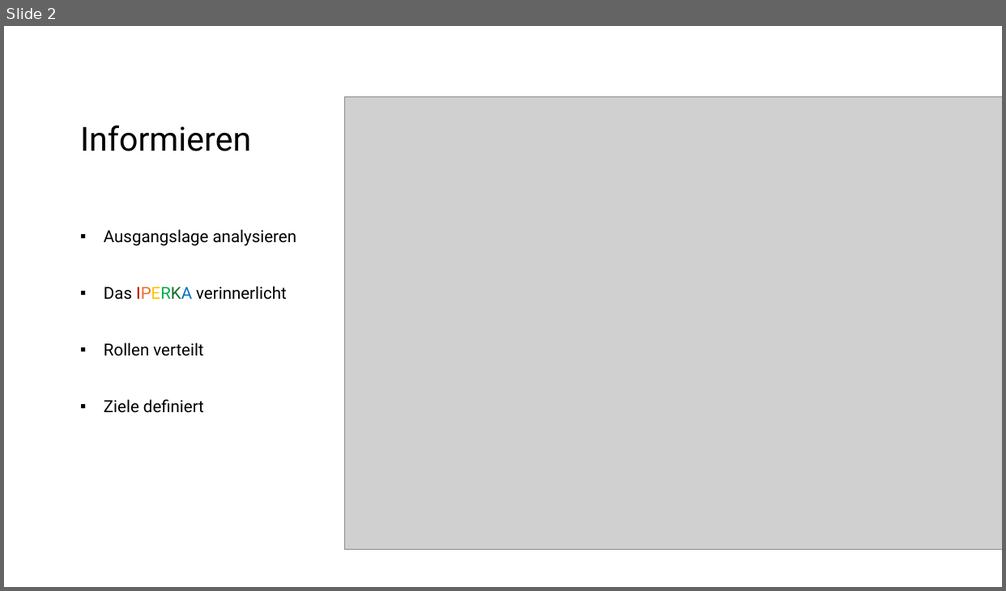
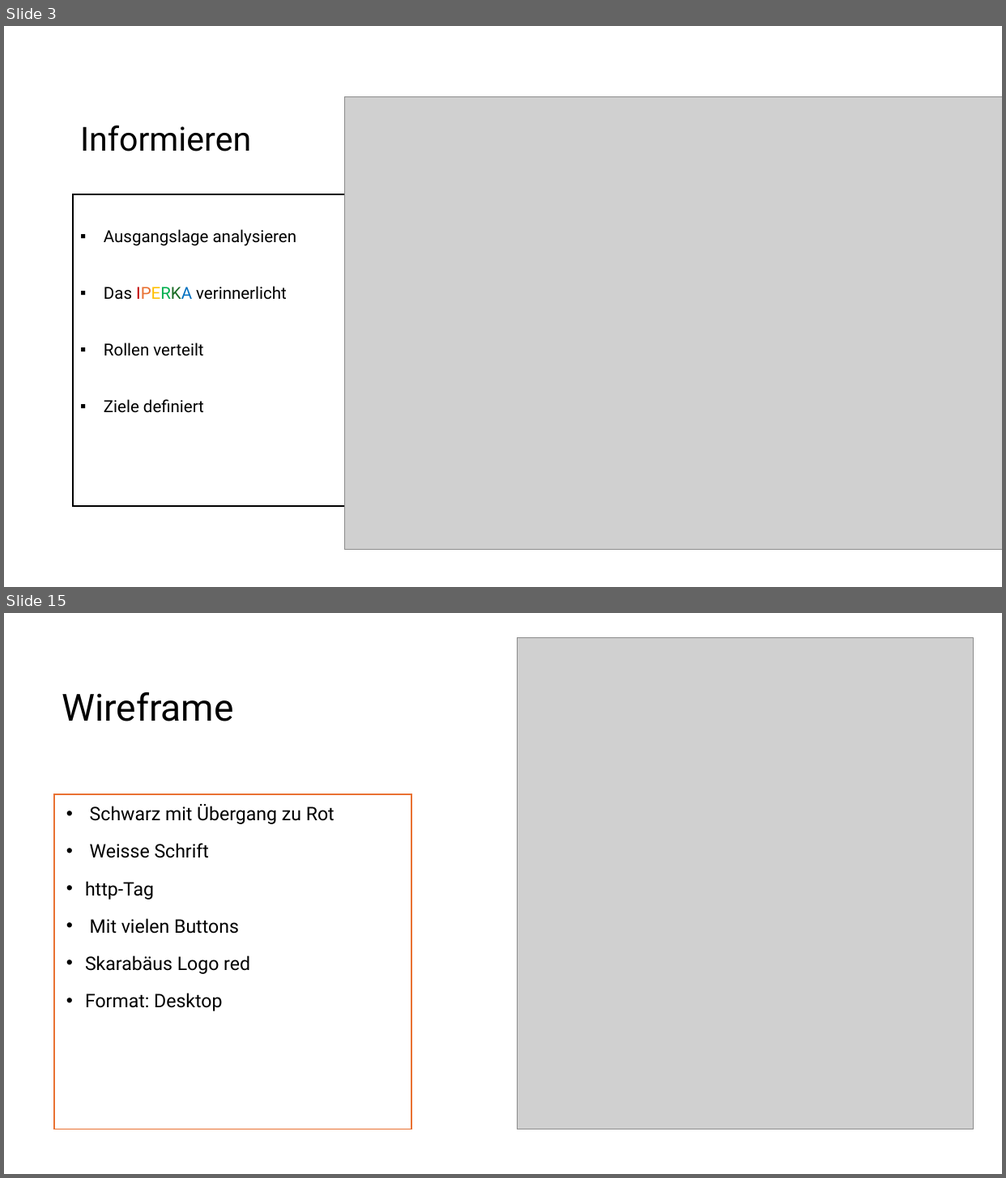
Before and after one commit to Emele-bzra/project-modul431, a slide deck: Material/präsentation_slarachare_games.pptx. Shown one above the other, each under a label of ours: slide 2 before the commit, slides 3 and 15 after it; the slides between them are not shown. The pictures are 1006x591 and 1006x1178 pixels, drawn with LibreOffice and Linux fonts; fonts in the diff are those of the drawing; grey boxes stand for pictures. Boxes give left, top, right and bottom in pixels: in the first picture for what was removed or moved away, otherwise in the second. Text is boxed around its words. In the diff, an @@ line names an element or a change of style, - is before the commit and + after.

Commit message:
ha alles bid realitasion gmacht chasch nochli s design apasse und sache überprüefe

```diff
--- a/Material/präsentation_slarachare_games.pptx
+++ b/Material/präsentation_slarachare_games.pptx
@@ slide 15 added at box(4, 613, 1002, 1174), background #FFFFFF @@
@@ picture added at box(517, 637, 974, 1130) @@
@@ title added at box(62, 692, 234, 722), 36 pt, text #000000 @@
+Wireframe
@@ text added at box(54, 794, 411, 1130), fill #FFFFFF, outline #E97132 1.5 pt, 18 pt, text #000000 @@
+• Schwarz mit Übergang zu Rot
+• Weisse Schrift
+• http-Tag
+• Mit vielen Buttons
+• Skarabäus Logo red
+• Format: Desktop
@@ what was slide 2 is now slide 3 @@
@@ slide 3 changed as well @@
@@ text "Ausgangslage analysieren": place and size @@
-text "Ausgangslage analysieren" at box(104, 229, 297, 413)
+text "Ausgangslage analysieren" at box(73, 194, 394, 506)
@@ text "Ausgangslage analysieren" at box(73, 194, 394, 506): fill none to #FFFFFF; outline none to #000000 1.5 pt @@
```
Also in this commit, not shown: 1 other slide changed, 19 other slides added, 2 slides removed.
